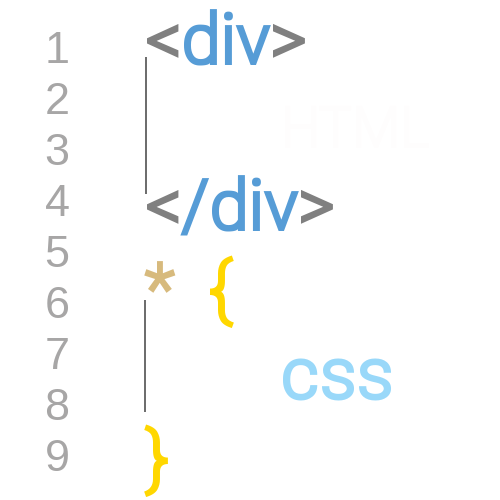
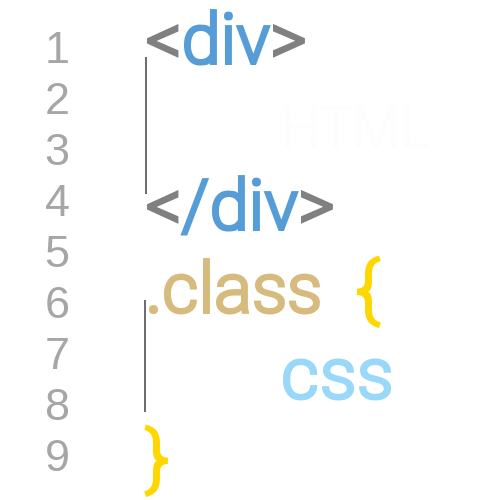
The second 500x500 image is a revision of the first. Changes to its layers:
painted on "<div> ..." over (144, 255, 381, 328)
